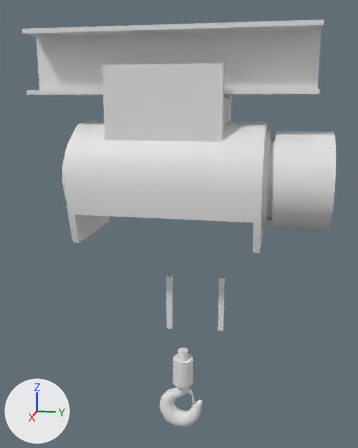
An edit to the FBX model Assets/Hoist_Crane/Meshes/Hoist_Crane.fbx, drawn before and after from the same camera.
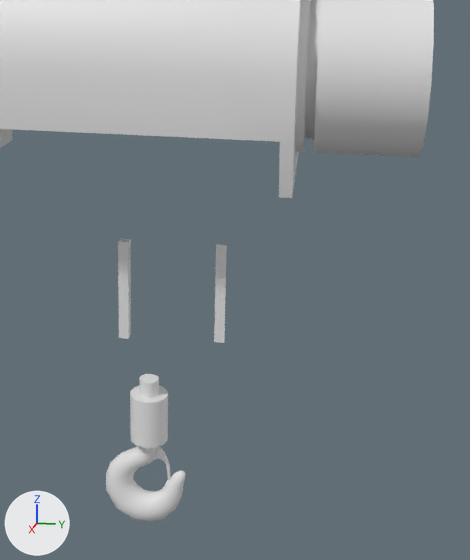
Each version is shown whole from a camera (50 mm lens) standing at (1.302, -0.272, 0.213) and looking at (0.441, -0.445, -0.002), then close up on the part from 29% to 99% of the width and 33% to 100% of the height. The axes (+X, +Y, +Z) are drawn at lower left. The lights are the same throughout. Materials are left out; every surface is plain grey. Where no turn or scale is listed for an object, it has been applied to the vertices.

Objects in the first close-up: 'Crane_Hook', 'Crane_Hook2', 'Crane_Main', 'Crane_Wire_A', 'Crane_Wire_B'.
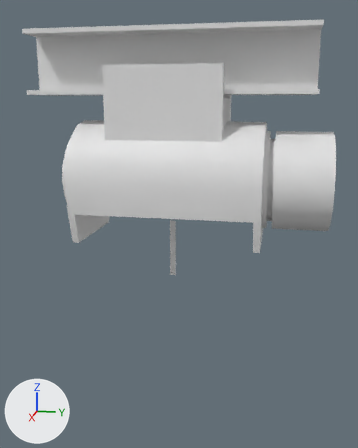
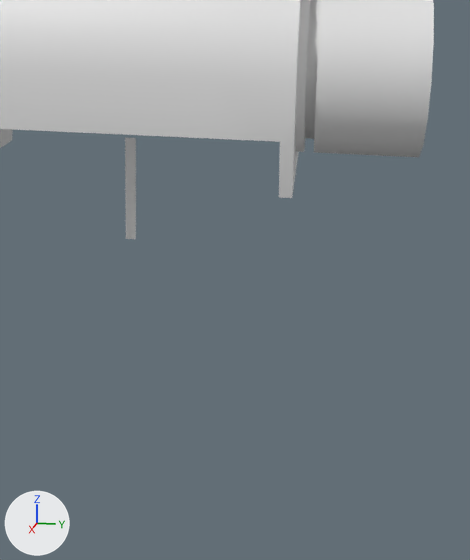
The newer file is also turned or shifted as a whole; pictures and numbers use the older file's frame.

Edits to the scene script, one JSON object a line:
```json
{"op": "add", "block": "me_mesh_002_1", "code": ["me_mesh_002_1 = bpy.data.meshes.new('Mesh.002')", "me_mesh_002_1.from_pydata([(0.0, 0.0049, -0.1), (0.0, -0.0051, -0.1), (0.0, 0.0049, 0.0), (0.0, -0.0051, 0.0)], [], [(0, 1, 3, 2)])"]}
{"op": "remove", "block": "ob_crane_hook2", "code": ["ob_crane_hook2 = bpy.data.objects.new('Crane_Hook2', me_mesh_004)", "ob_crane_hook2.location = (0.48, -0.422, -0.314)"]}
{"op": "remove", "block": "ob_crane_wire_a", "code": ["ob_crane_wire_a = bpy.data.objects.new('Crane_Wire_A', me_mesh_005)", "ob_crane_wire_a.location = (0.48, -0.36, -0.137)"]}
{"op": "remove", "block": "ob_crane_hook", "code": ["ob_crane_hook = bpy.data.objects.new('Crane_Hook', me_mesh_003)", "ob_crane_hook.location = (0.48, -0.429, -0.298)"]}
{"op": "remove", "block": "ob_crane_wire_b", "code": ["ob_crane_wire_b = bpy.data.objects.new('Crane_Wire_B', me_mesh_006)", "ob_crane_wire_b.location = (0.48, -0.454, -0.139)"]}
{"op": "add", "block": "ob_crane_wire", "code": ["ob_crane_wire = bpy.data.objects.new('Crane_Wire', me_mesh_002_1)", "ob_crane_wire.location = (0.48, -0.448, 0.013)"]}
```

Boxes [x1, y1, x2, y2] around the edits, measured in the close-ups (470 x 560 px):
```json
{"object": "Crane_Hook", "change": "deleted", "before": [106, 374, 186, 522]}
{"object": "Crane_Wire_B", "change": "deleted", "before": [118, 238, 131, 339]}
{"object": "Crane_Wire", "change": "added", "after": [125, 137, 136, 239]}
{"object": "Crane_Wire_A", "change": "deleted", "before": [214, 245, 227, 343]}
{"object": "Crane_Hook2", "change": "deleted", "before": [154, 447, 171, 481]}
```
